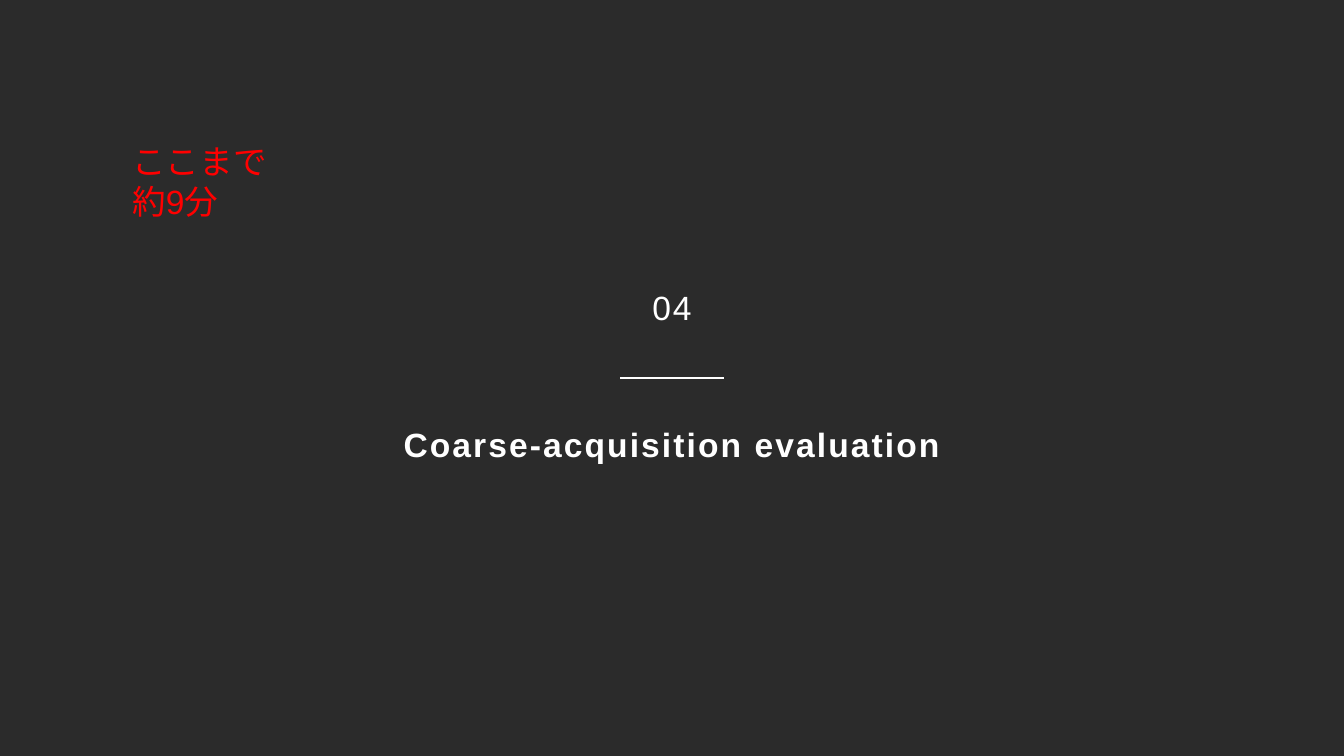
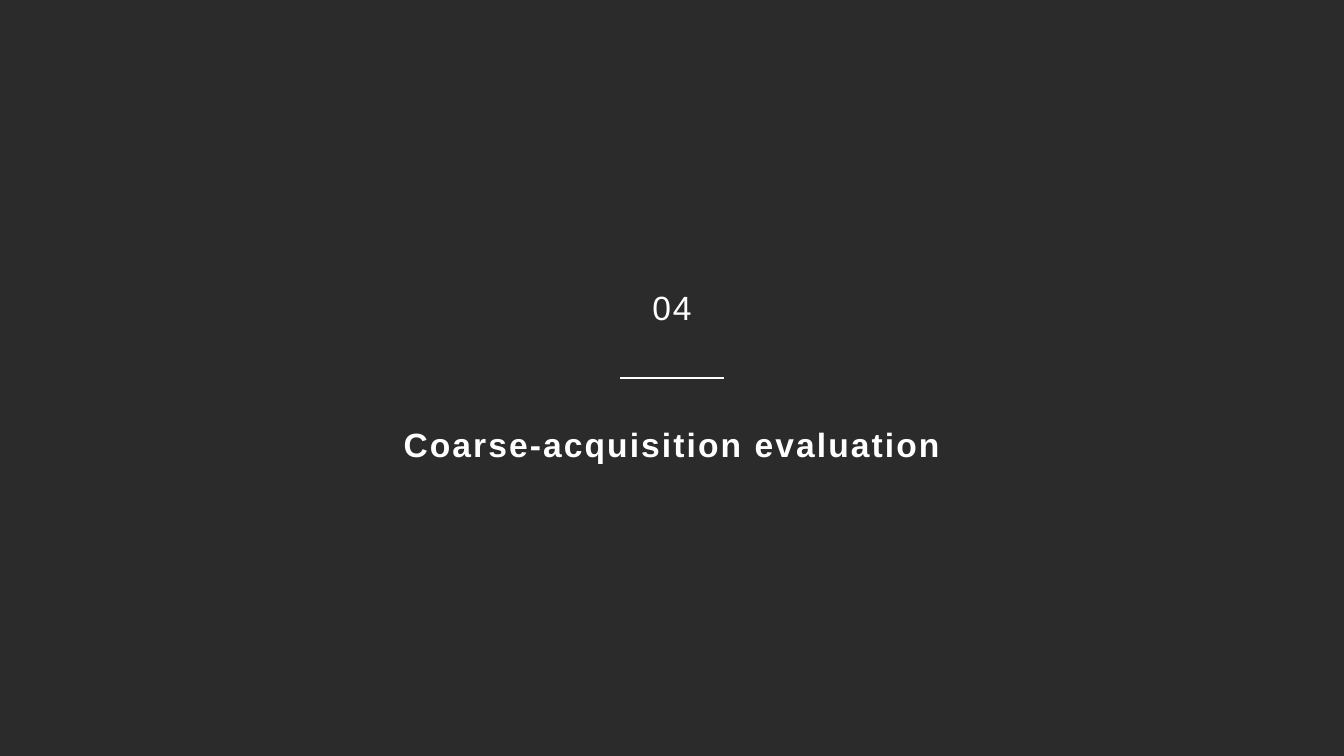
Before and after one commit to Hideki-1029/thermal-deformation-optcomm, a slide deck: slide 18 of papers/ICSO/slides/en_ICSO2026_slides_takamoto.pptx. Drawn at 1344x756 pixels with LibreOffice and Linux fonts; fonts in the diff are those of the drawing; background and template pictures are left out; a plain dark background stands for a picture behind light text. Boxes give left, top, right and bottom in pixels: in the first picture for what was removed or moved away, otherwise in the second. Text is boxed around its words. In the diff, an @@ line names an element or a change of style, - is before the commit and + after.

```diff
--- a/papers/ICSO/slides/en_ICSO2026_slides_takamoto.pptx
+++ b/papers/ICSO/slides/en_ICSO2026_slides_takamoto.pptx
@@ text removed at (132, 147, 266, 217) @@
-ここまで約9分
```
Also in this commit, not shown: 3 other slides changed, 24 slides removed, 2 other files.
